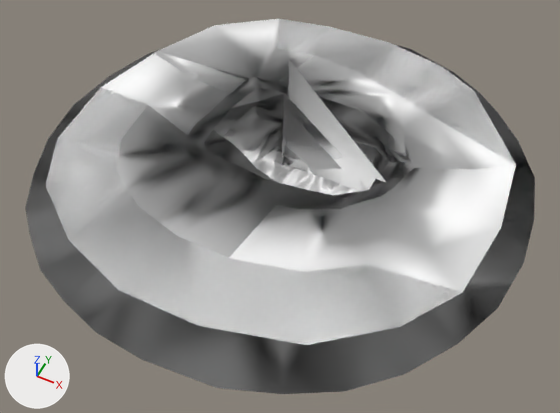
The glTF model models/district_00.glb as it was, and as the next commit left it.
Before and after are seen from a 50 mm lens placed at (1512.0, -3118.0, 3494.0), pointed at (140.0, -374.0, 63.0). The axes (+X, +Y, +Z) are drawn at lower left. The lights are the same throughout. The picture after the commit comes second.

Before the edit, the objects in view are built like this:
```python
me_gc_bridge_1_longdist = bpy.data.meshes.new('GC_bridge_1_LongDist')
me_gc_bridge_1_longdist.from_pydata(...)  # 160 vertices, 96 faces; spans x -113.0..826.0, y -113.0..826.0, z -34.0..826.0
me_gc_bridge_1_longdist.materials.append(mat_gc_island1_longdist_low)  # white #ffffff
me_gc_city_plane = bpy.data.meshes.new('GC_City_Plane')
me_gc_city_plane.from_pydata(...)  # 136 vertices, 229 faces; spans x -482.0..594.0, y -340.0..411.0, z 17.0
me_gc_city_plane.materials.append(mat_water)  # white #ffffff
me_gc_water = bpy.data.meshes.new('GC_water')
me_gc_water.from_pydata(...)  # 202 vertices, 313 faces; spans x -1548.0..1540.0, y -1588.0..1477.0, z 15.0..170.0
me_gc_water.materials.append(mat_water)  # white #ffffff
me_gc_water_island2 = bpy.data.meshes.new('GC_Water_Island2')
me_gc_water_island2.from_pydata(...)  # 196 vertices, 299 faces; spans x -1548.0..1540.0, y -1588.0..1477.0, z 15.0..165.0
me_gc_water_island2.materials.append(mat_water)  # white #ffffff
ob_gc_bridge_1_longdist = bpy.data.objects.new('GC_bridge_1_LongDist', me_gc_bridge_1_longdist)
ob_gc_bridge_1_longdist.location = (0.0, 0.0, 0.0)
ob_gc_city_plane = bpy.data.objects.new('GC_City_Plane', me_gc_city_plane)
ob_gc_city_plane.location = (0.0, 0.0, 0.0)
ob_gc_water = bpy.data.objects.new('GC_water', me_gc_water)
ob_gc_water.location = (0.0, 0.0, 0.0)
ob_gc_water_island2 = bpy.data.objects.new('GC_Water_Island2', me_gc_water_island2)
ob_gc_water_island2.location = (0.0, 0.0, 0.0)
```
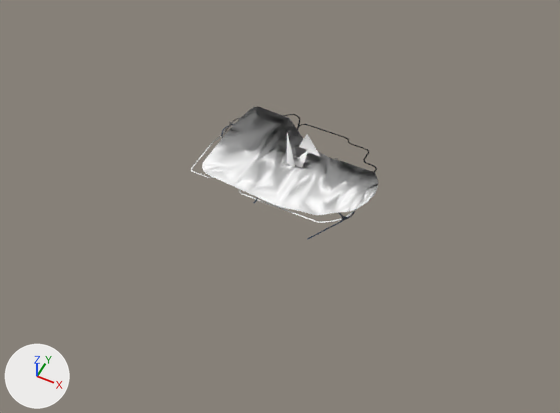
Boxes [x1, y1, x2, y2] around the edits, measured in the pictures (560 x 413 px):
'GC_Water_Island2', deleted: before [45, 19, 535, 345]
'GC_water', deleted: before [25, 19, 535, 394]
'GC_bridge_1_LongDist', deleted: before [273, 59, 387, 191]
'GC_City_Plane', unchanged, uncovered by the edit: before [224, 107, 359, 195]; after [202, 107, 378, 215]

Patch to the scene script:
```diff
--- a/models/district_00.glb.py
+++ b/models/district_00.glb.py
@@ ob_gc_water @@
-ob_gc_water = bpy.data.objects.new('GC_water', me_gc_water)
-ob_gc_water.location = (0.0, 0.0, 0.0)
@@ ob_gc_water_island2 @@
-ob_gc_water_island2 = bpy.data.objects.new('GC_Water_Island2', me_gc_water_island2)
-ob_gc_water_island2.location = (0.0, 0.0, 0.0)
@@ ob_gc_bridge_1_longdist @@
-ob_gc_bridge_1_longdist = bpy.data.objects.new('GC_bridge_1_LongDist', me_gc_bridge_1_longdist)
-ob_gc_bridge_1_longdist.location = (0.0, 0.0, 0.0)
```
